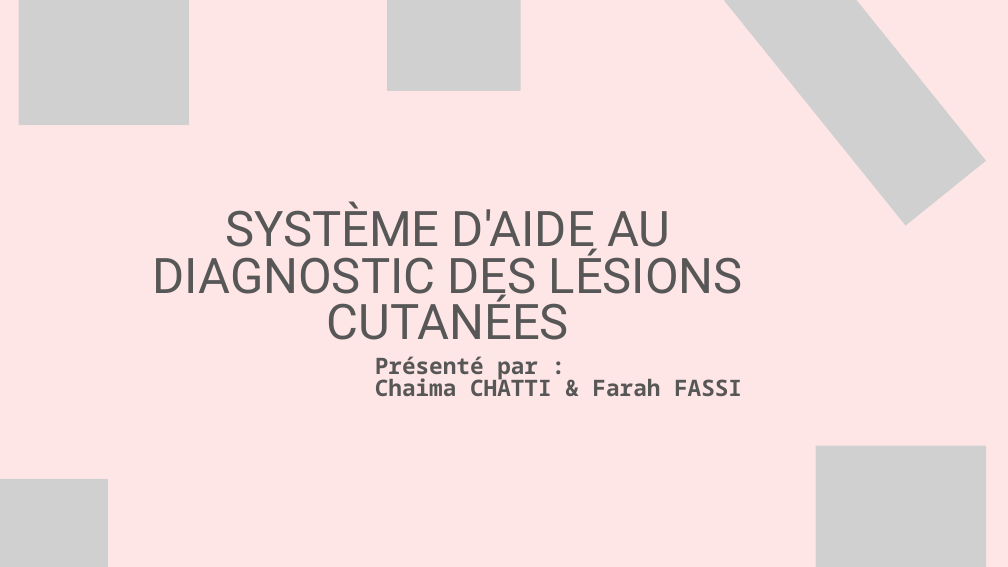
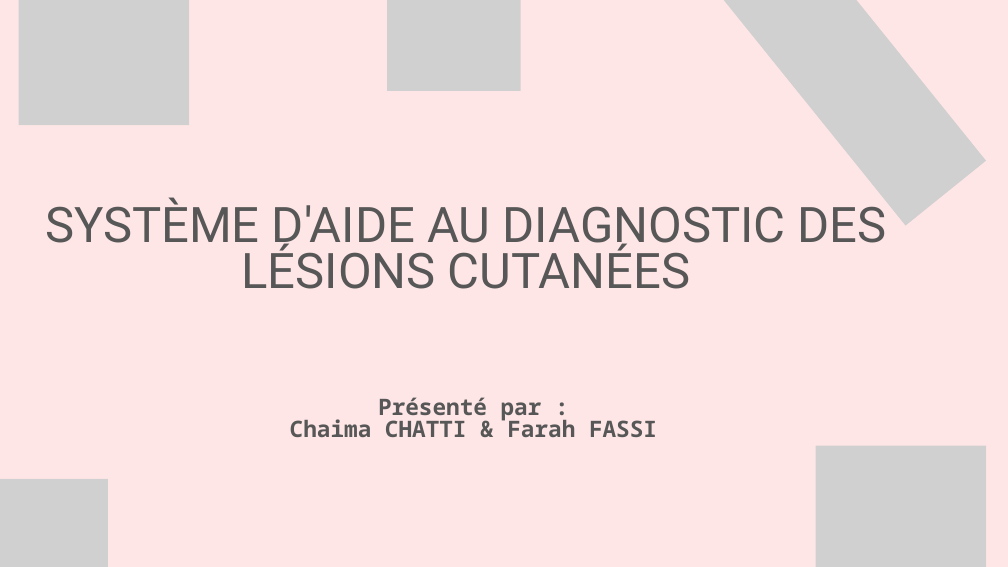
Before and after one commit to Chaima-chatti/projet_DeepLearning, a slide deck: slide 1 of Présentation DL.pptx. Drawn at 1008x567 pixels with LibreOffice and Linux fonts; fonts in the diff are those of the drawing; grey boxes stand for pictures. Boxes give left, top, right and bottom in pixels: in the first picture for what was removed or moved away, otherwise in the second. Text is boxed around its words. In the diff, an @@ line names an element or a change of style, - is before the commit and + after.

```diff
--- a/Présentation DL.pptx
+++ b/Présentation DL.pptx
@@ text "SYSTÈME D'AIDE AU DIAGNOSTIC DES ..." rewrapped from [152, 201, 743, 340] to [45, 197, 887, 289] @@
@@ text "Présenté par :": place and size @@
-text "Présenté par :" at [375, 356, 742, 396]
+text "Présenté par :" at [290, 397, 657, 437]
@@ text "Présenté par :" at [290, 397, 657, 437]: alignment left to centre @@
```
Also in this commit, not shown: 3 other slides changed, 3 slides added, 1 slide removed, 1 other file.
